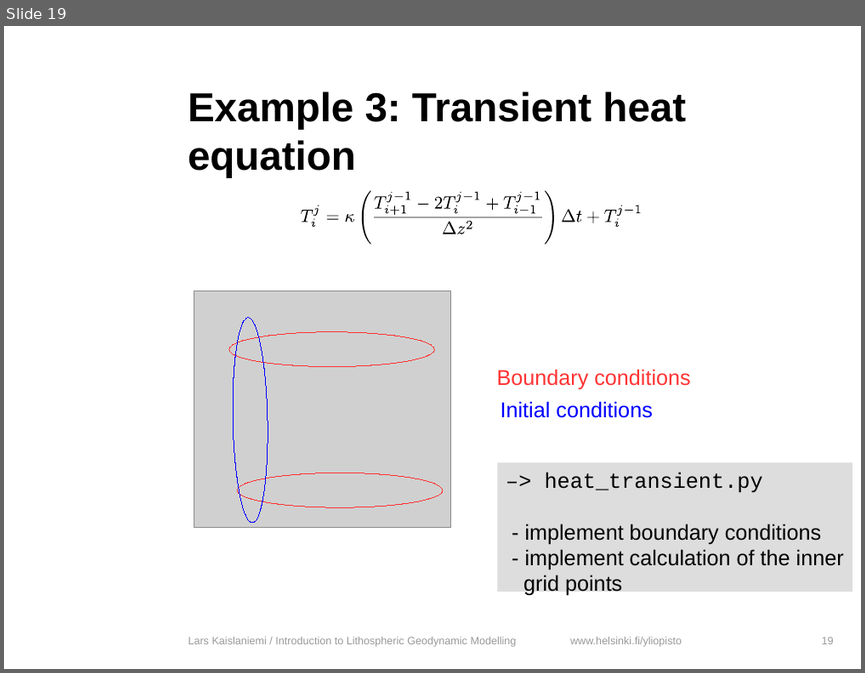
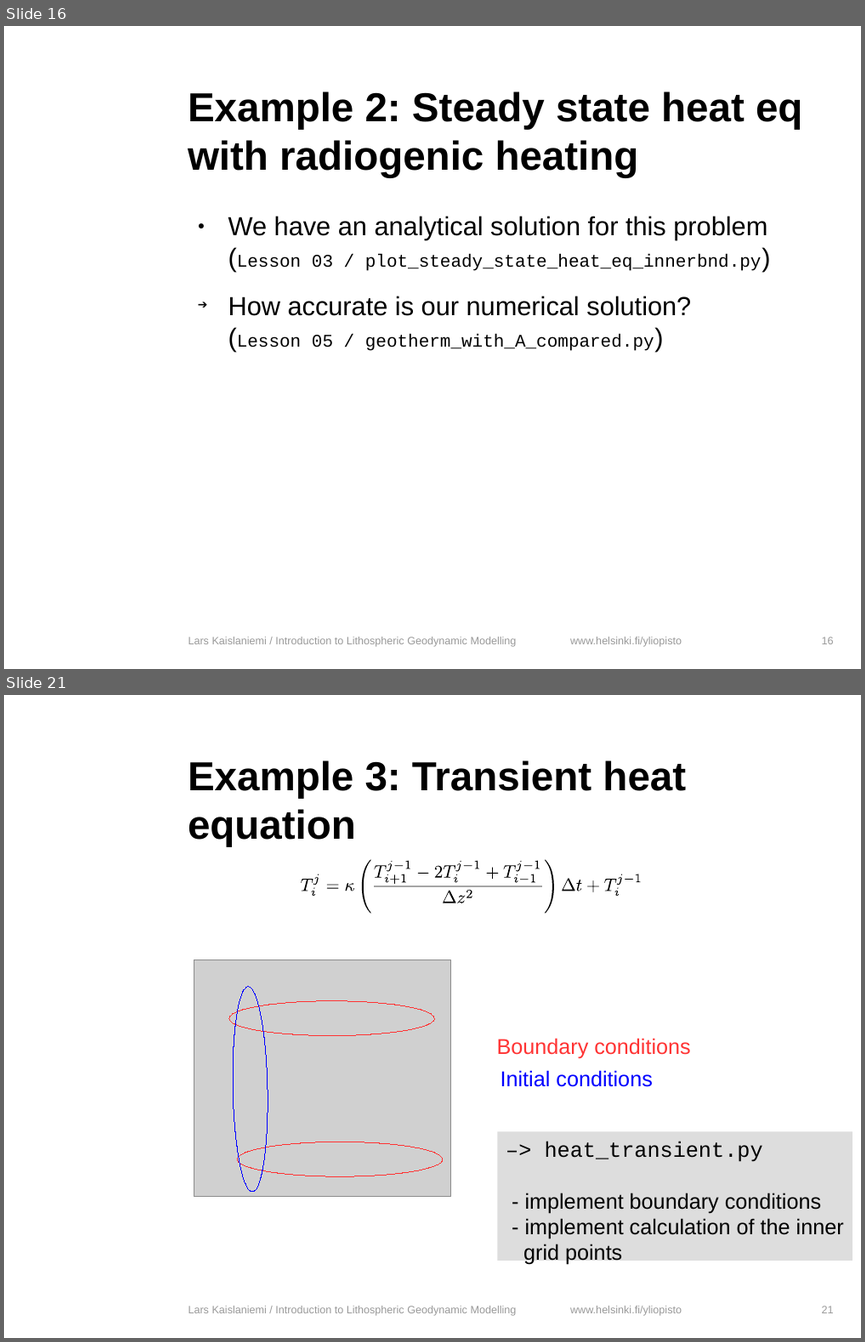
Before and after one commit to HUGG/NGWM2016-modelling-course, a slide deck: Lessons/05-Finite-differences/finite_differences.odp. Shown one above the other, each under a label of ours: slide 19 before the commit, slides 16 and 21 after it; the slides between them are not shown. The pictures are 865x673 and 865x1342 pixels, drawn with LibreOffice and Linux fonts; fonts in the diff are those of the drawing; grey boxes stand for pictures; background and template pictures are left out. Boxes give left, top, right and bottom in pixels: in the first picture for what was removed or moved away, otherwise in the second. Text is boxed around its words. In the diff, an @@ line names an element or a change of style, - is before the commit and + after.

Commit message:
Changes to scripts in Lesson 03&05. FD lesson updated.

```diff
--- a/Lessons/05-Finite-differences/finite_differences.odp
+++ b/Lessons/05-Finite-differences/finite_differences.odp
@@ slide 16 added at [4, 26, 861, 669], background #FFFFFF; not listed: 1 template element that a slide beside it also shows @@
@@ title added at [188, 91, 802, 178], 34 pt, text #000000, bold @@
+Example 2: Steady state heat eq with radiogenic heating
@@ text added at [228, 216, 767, 351], 15 pt, text #000000 @@
+● We have an analytical solution for this problem (Lesson 03 / plot_steady_state_heat_eq_innerbnd.py)
+➔ How accurate is our numerical solution?
+  (Lesson 05 / geotherm_with_A_compared.py)
@@ text added at [188, 636, 517, 646], 9 pt, text #999999 @@
+Lars Kaislaniemi / Introduction to Lithospheric Geodynamic Modelling
@@ page number added at [822, 636, 834, 644], 9 pt, text #999999 @@
+16
@@ what was slide 19 is now slide 21 @@
@@ page number at [822, 1305, 834, 1313]: text changed @@
-19
+21
```
Also in this commit, not shown: 13 slides changed, 3 other slides added, 9 other files.
